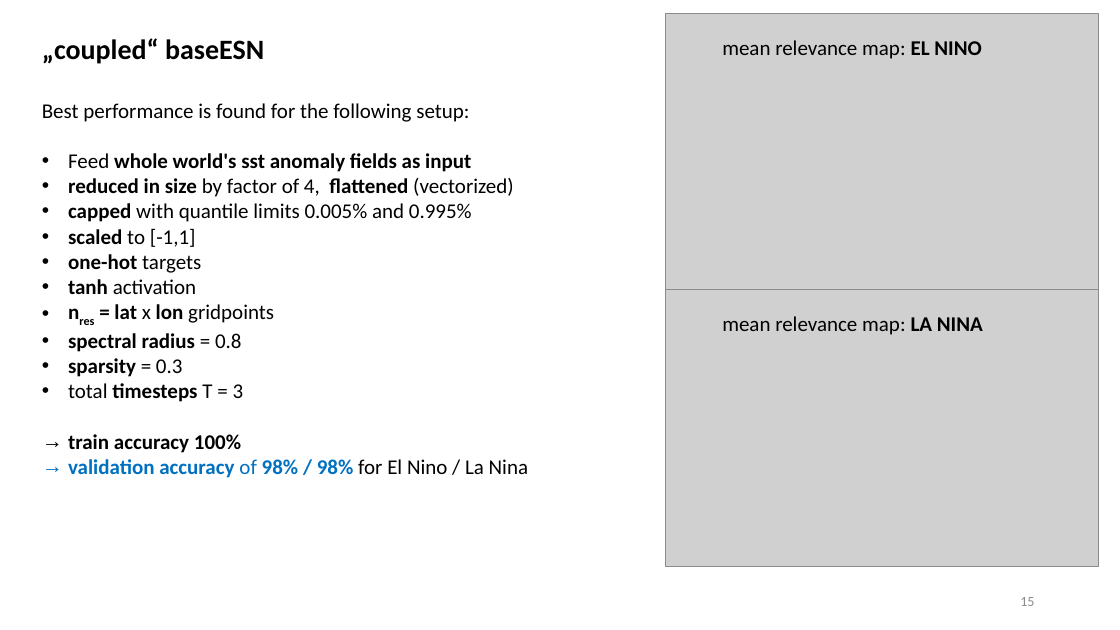
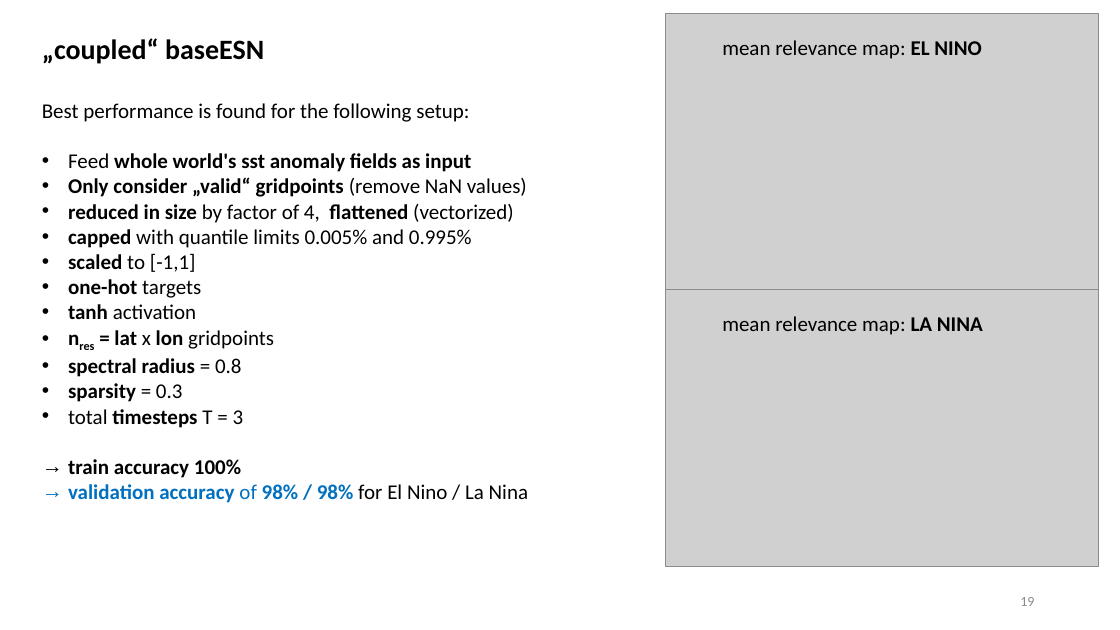
Before and after one commit to MarcoLandtHayen/EchoStateNetworks, a slide deck: slide 19 of ESN_exp09_Classification_LRP.pptx (slide 15 before the commit). Drawn at 1120x630 pixels with LibreOffice and Linux fonts; fonts in the diff are those of the drawing; grey boxes stand for pictures. Boxes give left, top, right and bottom in pixels: in the first picture for what was removed or moved away, otherwise in the second. Text is boxed around its words. In the diff, an @@ line names an element or a change of style, - is before the commit and + after.

```diff
--- a/ESN_exp09_Classification_LRP.pptx
+++ b/ESN_exp09_Classification_LRP.pptx
@@ text at bbox=[68, 177, 527, 197]: paragraph added @@
+• Only consider „valid“ gridpoints (remove NaN values)
```
Also in this commit, not shown: 10 other slides changed, 5 slides added, 4 other files.
